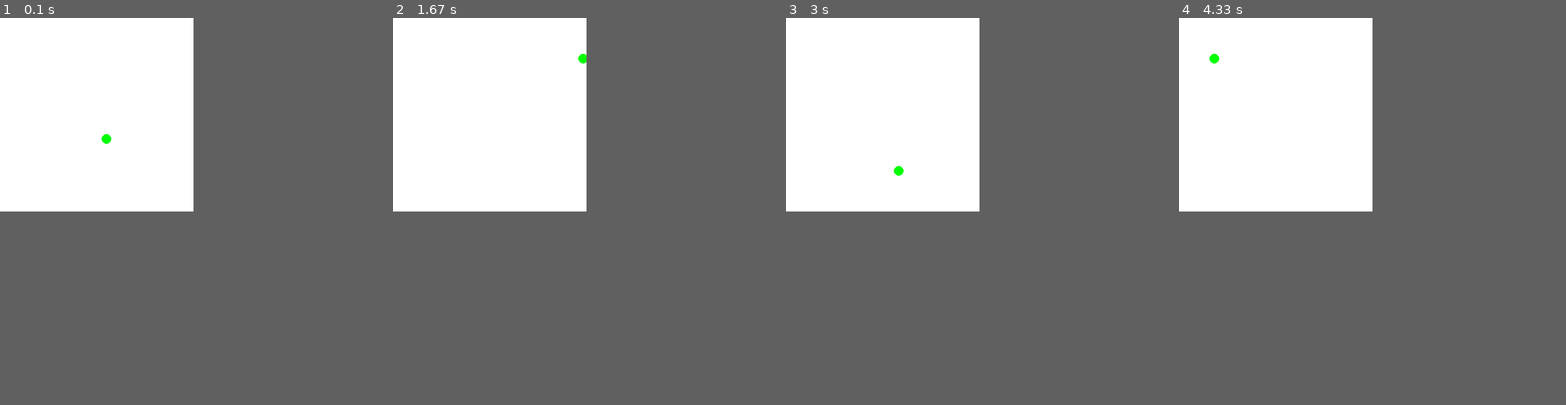
Above: before the commit, frames 1-4 (left to right).
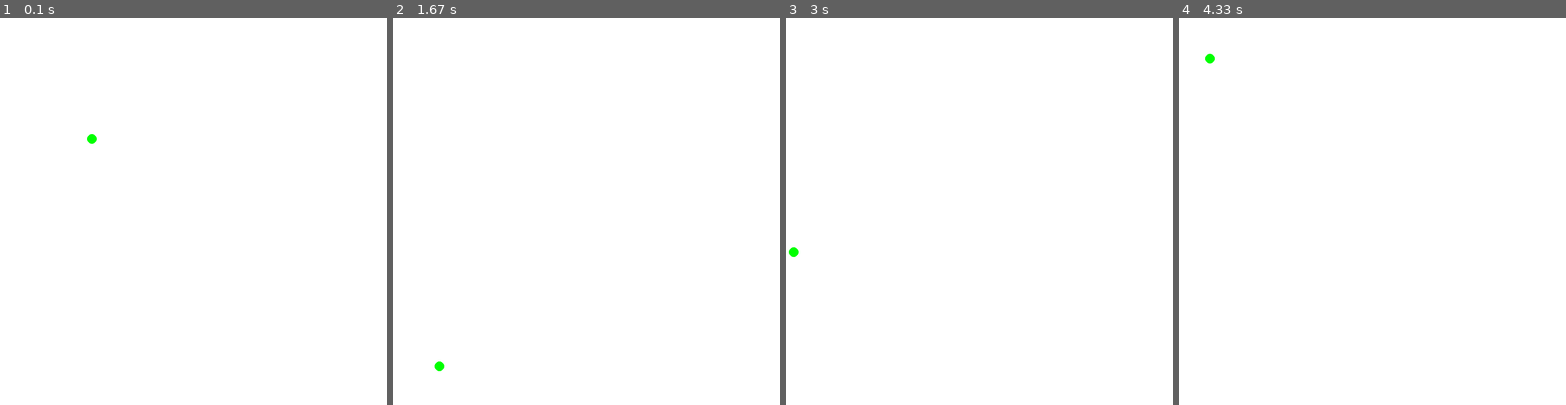
Above: after the commit, the same moments.

Repository: gdebord/hello_pygame
Game: pygame game, started from hello.py
Two runs of this game, one before a commit and one after it. Both use one fixed random seed, a clock stepped at 60 frames per second and the inputs below.
Inputs:
- Up to frame 1 (0.1 s): no input
- Up to frame 2 (1.67 s): no input
- Up to frame 3 (3 s): no input
- Up to frame 4 (4.33 s): no input
In our replay, the window is 400x400 before the commit and 800x800 after it. These sizes can differ from the game's own. Grey fills any space a smaller window leaves; there, only what the larger window draws over its background counts as a difference.

The runs differ from the first frame. In frame 1, 0.1% of the frame differs, in the area x 22-29%, y 30-33%; in frame 2, less than 0.1%; in frame 3, 0.1%; in frame 4, less than 0.1%.

Commit message:
doubled screen size

Diff:
--- a/hello.py
+++ b/hello.py
@@ -4,7 +4,7 @@
 
 pygame.init()
 
-DISPLAYSURF = pygame.display.set_mode((400, 400))
+DISPLAYSURF = pygame.display.set_mode((800, 800))
 
 pygame.display.set_caption('Hello World!')
 
@@ -20,7 +20,7 @@
 
 x = 200
 y = 200
-x_vector = random.randrange(-5,6)
+x_vector = random.randrange(-15,6)
 y_vector = random.randrange(-5,6)
 done = False
 
@@ -36,12 +36,12 @@
   y = math.floor(y + y_vector)
   pygame.draw.circle(DISPLAYSURF, GREEN, (x , y), 10, 0)
 
-  if (x > 400):
+  if (x > 800):
     x_vector *= -1
-    x = 399
-  elif (y > 400):
+    x = 799
+  elif (y > 800):
     y_vector *= -1
-    y = 399
+    y = 799
   elif (x < 0):
     x_vector *= -1
     x = 1
